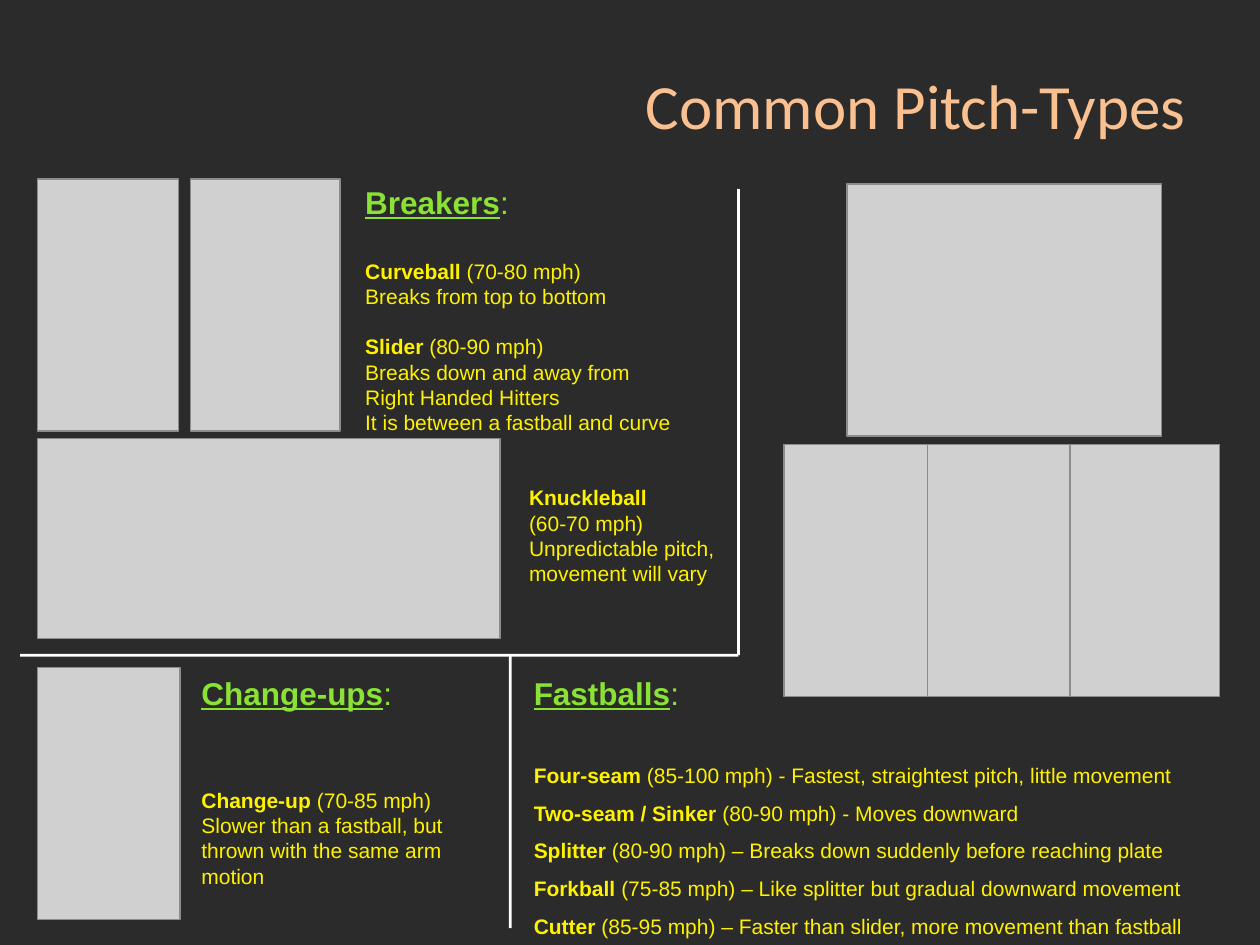
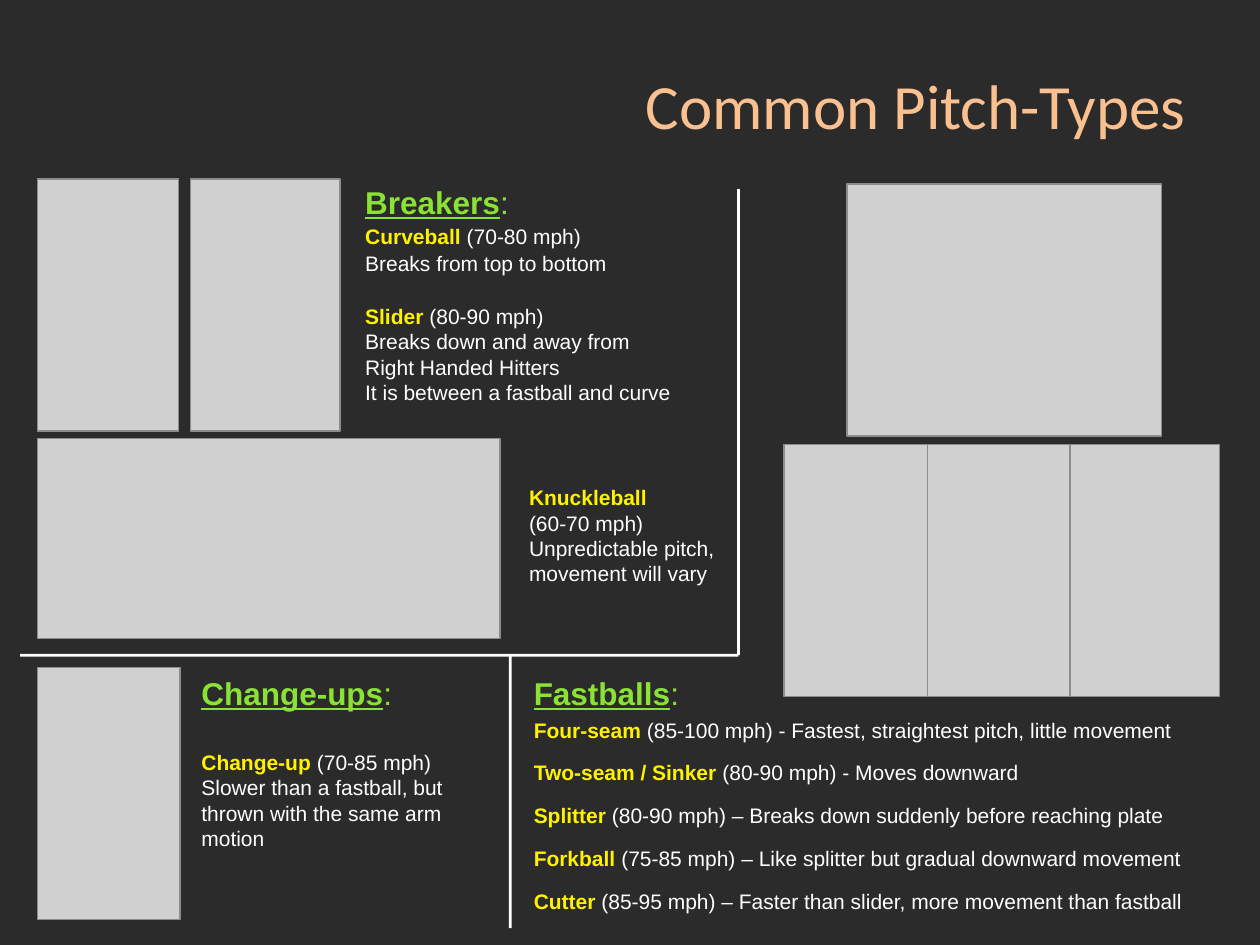
Before and after one commit to markrojas/Springboard_DSCT, a slide deck: slide 12 of capstone_projects/capstone_I/06_Capstone_I_Pitch_Prediction_Slidedeck.pptx. Drawn at 1260x945 pixels with LibreOffice and Linux fonts; fonts in the diff are those of the drawing; grey boxes stand for pictures; background and template pictures are left out; a plain dark background stands for a picture behind light text. Boxes give left, top, right and bottom in pixels: in the first picture for what was removed or moved away, otherwise in the second. Text is boxed around its words. In the diff, an @@ line names an element or a change of style, - is before the commit and + after.

```diff
--- a/capstone_projects/capstone_I/06_Capstone_I_Pitch_Prediction_Slidedeck.pptx
+++ b/capstone_projects/capstone_I/06_Capstone_I_Pitch_Prediction_Slidedeck.pptx
@@ text at [365, 228, 670, 400]: text colour #FFF200 to #FFFFFF in "(70-80 mph)", "Breaks from top to bottom", "(80-90 mph)", "Breaks down and away from Right Handed ..." and 1 more places; more space between paragraphs @@
@@ text at [529, 515, 714, 586]: text colour #FFF200 to #FFFFFF in "(60-70 mph)", "Unpredictable pitch, movement will vary" @@
@@ text at [534, 722, 1181, 913]: text colour #FFF200 to #FFFFFF in "(85-100 mph) - Fastest, straightest pitch, little ...", "(80-90 mph) - Moves downward", "(80-90 mph) – Breaks down suddenly before ...", "(75-85 mph) – Like splitter but gradual ..." and 1 more places; line spacing 1.5 to 1; more space between paragraphs @@
@@ text at [201, 754, 442, 846]: text colour #FFF200 to #FFFFFF in "(70-85 mph)", "Slower than a fastball, but thrown with ..." @@
```
Also in this commit, not shown: 32 other slides changed.
